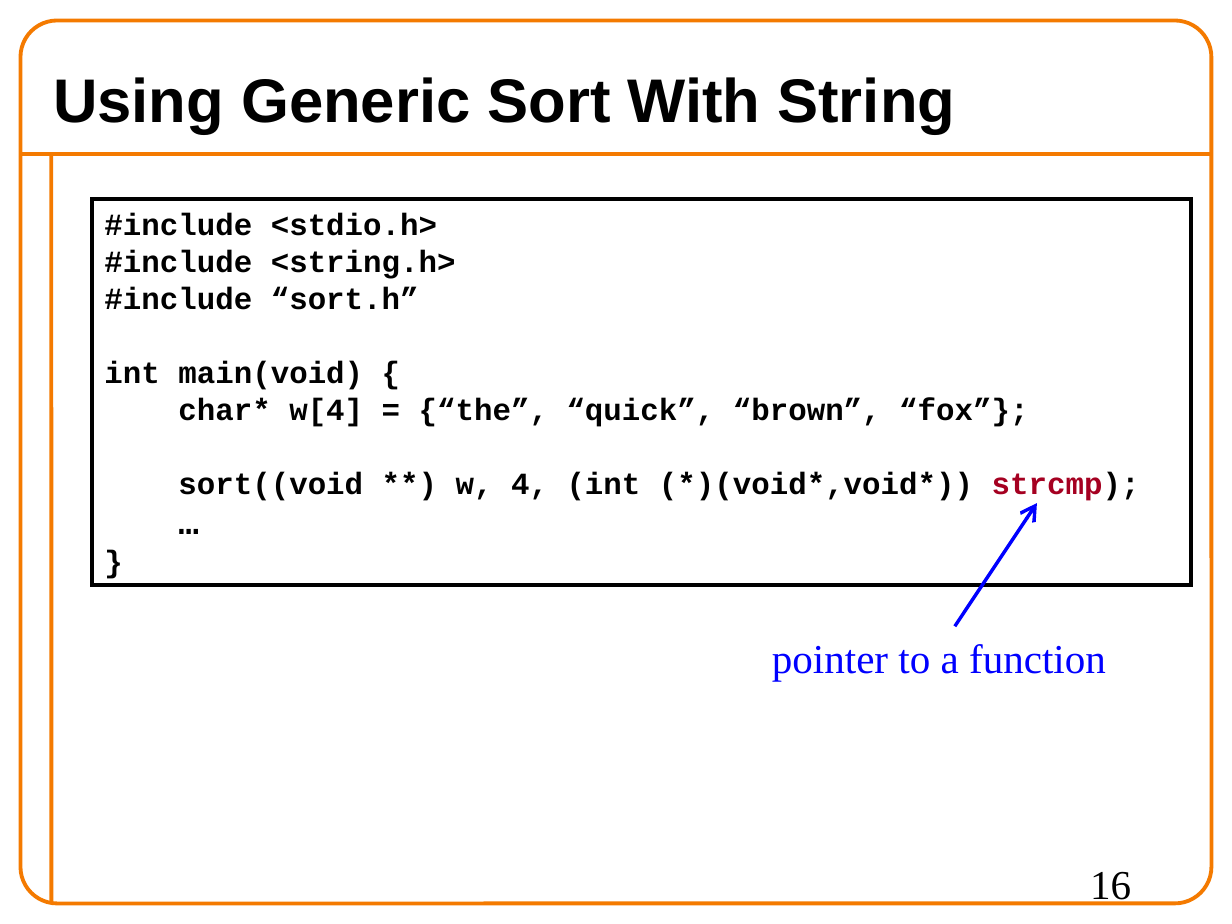
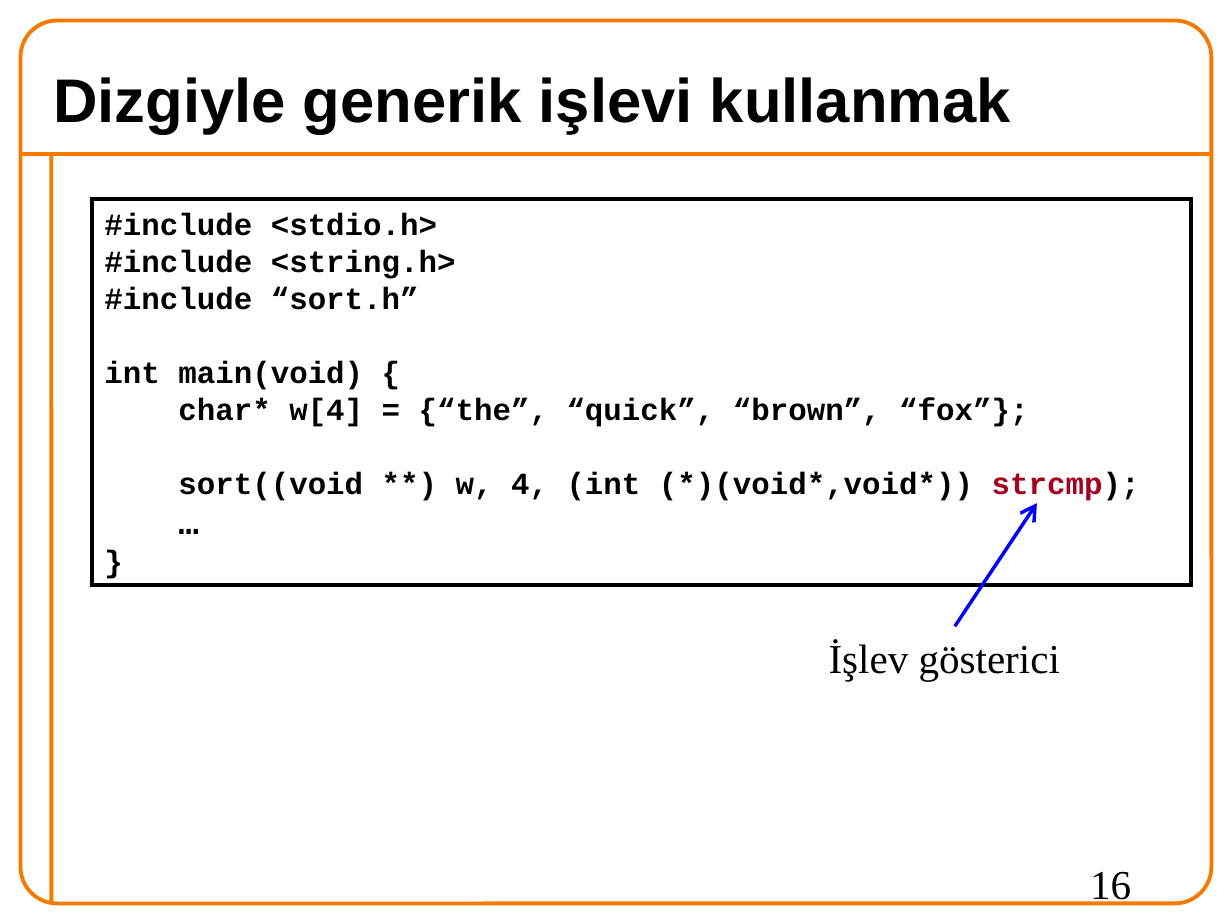
Before and after one commit to 19ceng/ceng201pro, a slide deck: slide 16 of 08funPointADT.odp. Drawn at 1232x924 pixels with LibreOffice and Linux fonts; fonts in the diff are those of the drawing; background and template pictures are left out. Boxes give left, top, right and bottom in pixels: in the first picture for what was removed or moved away, otherwise in the second. Text is boxed around its words. In the diff, an @@ line names an element or a change of style, - is before the commit and + after.

Commit message:
08funPointADT: OK

```diff
--- a/08funPointADT.odp
+++ b/08funPointADT.odp
@@ title at (x1=53, y1=77, x2=1011, y2=133): text changed @@
-Using Generic Sort With String
+Dizgiyle generik işlevi kullanmak
@@ text removed at (x1=772, y1=644, x2=1106, y2=681) @@
-pointer to a function
@@ text added at (x1=829, y1=641, x2=1060, y2=681), 24 pt, text #000000 @@
+İşlev gösterici
```
Also in this commit, not shown: 16 other slides changed, 9 slides added, 9 slides removed.
